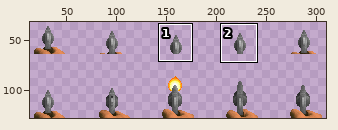
File history of a sprite sheet, resources/textures/gun.png. Above: a wide view before the commit, with the close-up outlined.
Close-up. Before the commit:
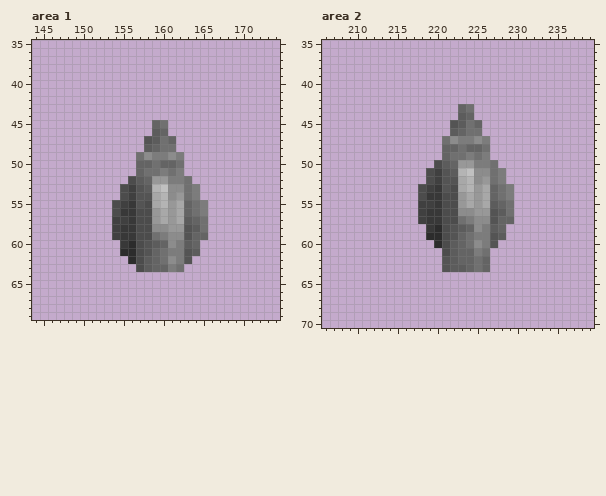
The file is 320x128 pixels. Colours within 5 levels of each other are drawn and written as one. Shown: area 1: x 144..174, y 35..69; area 2: x 206..239, y 35..70. The wide view leaves out empty margins. The commit also changed other parts of the picture, which this record leaves out.
New version:
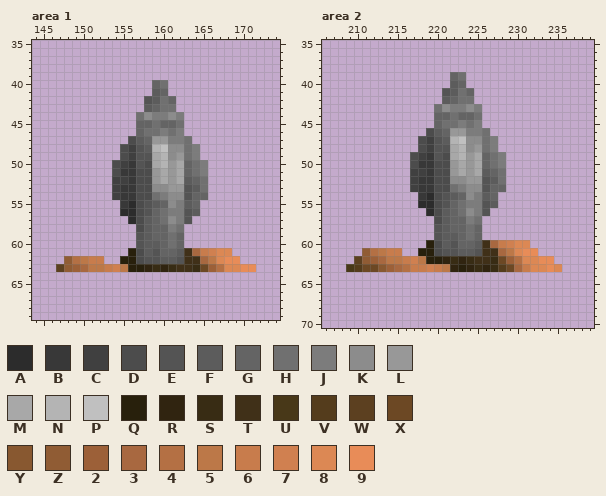
Palette (. is transparent): A #2c2c2c  B #383838  C #404040  D #4c4c4c  E #545454  F #5c5c5c  G #646464  H #707070  J #7c7c7c  K #8c8c8c  L #989898  M #a8a8a8  N #b4b4b4  P #c0c0c0  Q #28200c  R #302410  S #382c14  T #403018  U #483818  V #543c1c  W #5c4020  X #6c4824  Y #885830  Z #905c34  2 #9c6038  3 #a86840  4 #b47044  5 #bc7848  6 #c87c4c  7 #d08050  8 #dc8854  9 #e88c58
The edit:
Changed rows in their new state; - is an unchanged pixel.
Area 1:
first column x 147:
40 ------------GH-----------
41 ------------FG-----------
42 -----------EFHG----------
43 -----------FGHH----------
44 ----------HKJJKJ---------
45 ----------GGHGGH---------
46 ----------GHHJHJ---------
47 ---------DFGLLJJH--------
48 --------DCE-NPKKHJ-------
49 --------DCEEMN-LHJ-------
50 -------DCBEDMNLMGHJ------
51 -------DBBDDLMLMGHJ------
52 -------CCBDD-MLMFGH------
53 -------CBBDDKKLLEFH------
54 -------CBBDDHJ-KEGG------
55 -------.BADEFGKJFG.------
56 -------.AA-EGHJJEF.------
57 -------..A-FGHKJE..------
58 -------...-FGGJH...------
59 -------...EFGGHG...------
60 --------..EF--HG..-------
61 --------.Q-FEGGFT36788---
62 -Z4566--QQ-EEFFETT35899--
63 WZ2355675QQRSRSTTSX248899
Area 2:
first column x 209:
39 -------------GH------------
40 -------------FG------------
41 ------------EFHG-----------
42 ------------FGHH-----------
43 -----------HKJJKJ----------
44 -----------GGHG-H----------
45 -----------GHHJ-J----------
46 ----------DFGLLJJH---------
47 ---------DCEFNPK-HJ--------
48 ---------DCEEMNKL-J--------
49 --------DCBEDMNLMGHJ-------
50 --------DBB-DLM-MG-J-------
51 --------CCBDDLMLMFGH-------
52 --------CBBDDKKLLEFH-------
53 --------CBBDDHJKKE-G.------
54 ---------BADEFGKJF-..------
55 ---------AADEGHJJE-..------
56 ---------.ADFGH-JE...------
57 ---------..DFGG-H....------
58 ----------.EFGGHG...-------
59 ----------.EFF--G...-------
60 ----------QDFE-GFT36788----
61 --Z4566--QQDEEFFETT35899---
62 -WZ2355675QQRSRSTTSX248899-
63 UVXXY23466765RQRSRSVX368898
Boxes around the changes in both close-ups, in picture pixels (x1, y1, x2, y2):
changed: (56, 80, 256, 272)
changed: (346, 72, 562, 272)
